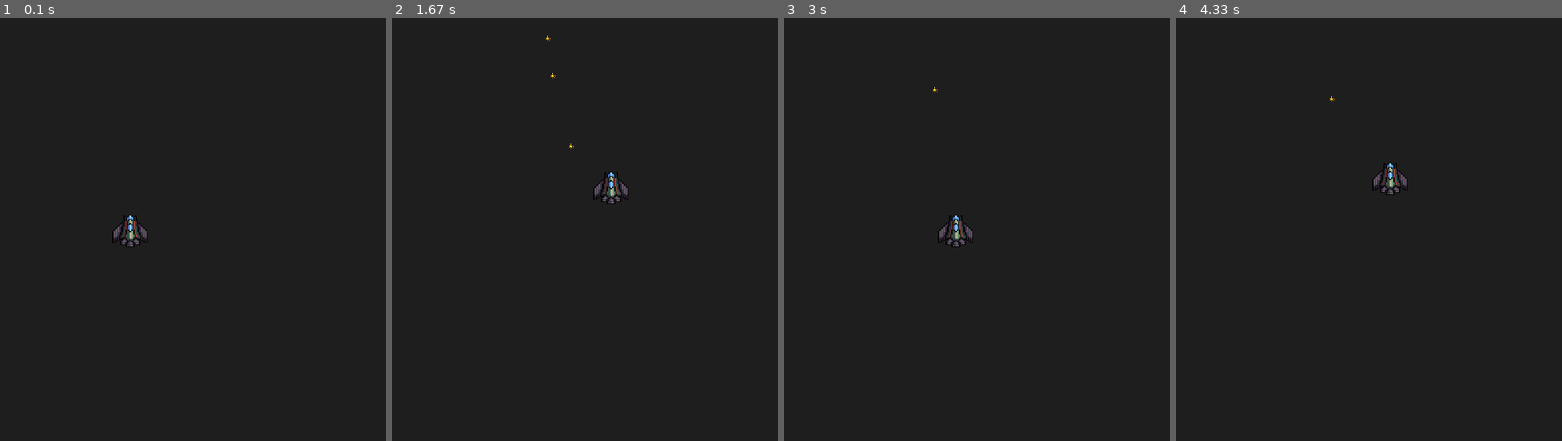
Above: before the commit, frames 1-4 (left to right).
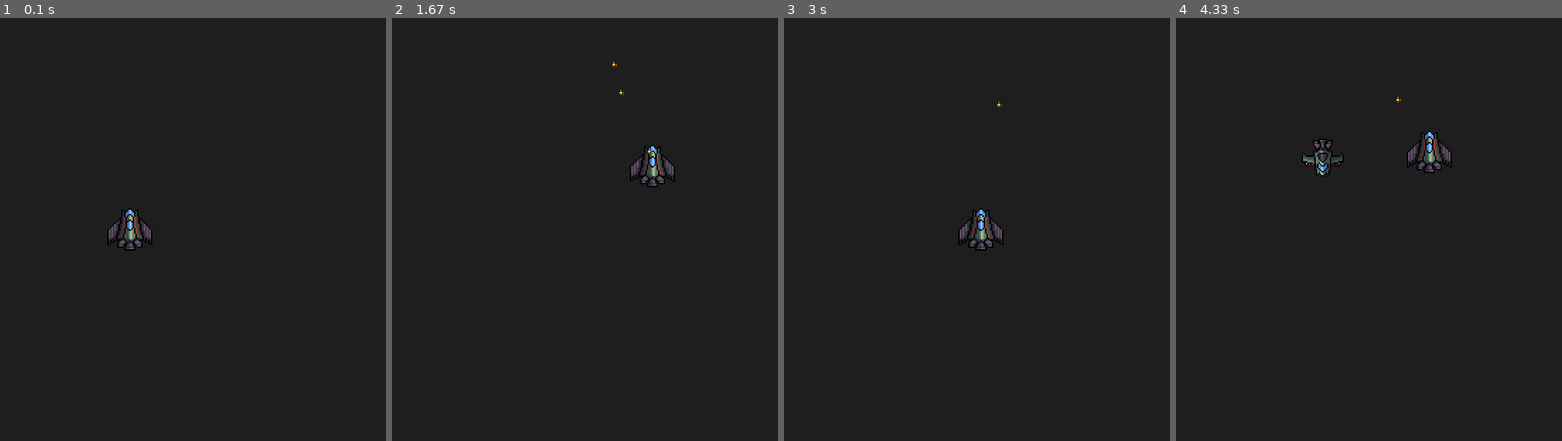
Above: after the commit, the same moments.

Repository: wiktoriamarczyk/SpaceShooter2D-Pygame
Game: pygame game, started from main.py
The game is run twice, just before and just after one commit, with the same random seed, the same clock (stepped at 60 frames per second) and the same inputs.
Inputs:
- Up to frame 1 (0.1 s): no input
- Up to frame 2 (1.67 s): tap Space at 0.33, 0.73, 1.03, 1.23, 1.57 s; hold Right 0.67-1.13 s; hold Up 1.17-1.47 s; hold Right from 1.5 s (still down)
- Up to frame 3 (3 s): tap Space at 1.87, 2.07, 2.37, 2.63, 2.97 s; release Right at 1.97 s; hold Left 2-2.53 s; hold Down 2.57-2.87 s; hold Left from 2.9 s (still down)
- Up to frame 4 (4.33 s): tap Space at 3.27, 3.4, 3.8, 4.1 s; release Left at 3.3 s; hold Up 3.33-3.7 s; hold Right from 3.73 s (still down)

The runs differ from the first frame. In frame 1, 0.6% of the frame differs, in the area x 27-40%, y 45-55%; in frame 2, 1.1%; in frame 3, 1.0%; in frame 4, 1.6%, in the area x 32-72%, y 18-42%.

Commit message:
Add 2 types of enemies

Diff:
--- /dev/null
+++ b/BasicEnemy.py
@@ -0,0 +1,27 @@
+from Enemy import *
+
+class BasicEnemy (Enemy):
+    def __init__(self, position):
+        super().__init__(position)
+        image_path = DATA_PATH + 'sprites/bullet-ship.png'
+        self.image = pg.image.load(image_path) if image_path else None
+        self.size = pg.Vector2(SHIP_SIZE, SHIP_SIZE)
+        self.position = position
+        self.speed = 200
+
+        # rotate the image
+        self.image = pg.transform.scale(self.image, self.size)
+        self.image = pg.transform.rotate(self.image, 180)
+
+        self.initialize()
+
+
+    def update(self, delta_time):
+        super().update(delta_time)
+
+        # move down
+        self.position.y += self.speed * delta_time
+
+
+    def render(self, screen):
+        super().render(screen)
--- /dev/null
+++ b/BombEnemy.py
@@ -0,0 +1,32 @@
+import math
+from Enemy import *
+
+class BombEnemy (Enemy):
+    def __init__(self, position):
+        super().__init__(position)
+
+        image_path = DATA_PATH + 'sprites/bomb-ship.png'
+        self.image = pg.image.load(image_path) if image_path else None
+        self.size = pg.Vector2(SHIP_SIZE, SHIP_SIZE)
+        self.position = position
+        self.speed = 200
+        self.timer = 0
+
+        # rotate the image
+        self.image = pg.transform.scale(self.image, self.size)
+        self.image = pg.transform.rotate(self.image, 180)
+
+        self.initialize()
+
+
+    def update(self, delta_time):
+        super().update(delta_time)
+        self.timer += delta_time
+
+        # move sin wave
+        self.position.y += self.speed * delta_time
+        self.position.x += math.sin(self.timer * 5) * 200 * delta_time
+
+
+    def render(self, screen):
+        super().render(screen)
--- a/Bullet.py
+++ b/Bullet.py
@@ -8,8 +8,9 @@
         self.size = pg.Vector2(10, 10)
         self.position.x = position_x - self.size.x / 2
         self.position.y = position_y - self.size.y / 2
-        self.image = pg.transform.scale(self.image, self.size)
         self.speed = 400
+
+        self.initialize()
 
 
     def update(self, delta_time):
@@ -18,7 +19,8 @@
         direction = pg.Vector2(1, -1)
         self.position.y += direction.y * self.speed * delta_time
 
-        if (self.position.y > SCREEN_HEIGHT or self.position.x < 0 or self.position.x > SCREEN_WIDTH):
+        if (self.position.y > SCREEN_HEIGHT or self.position.y < 0
+            or self.position.x < 0 or self.position.x > SCREEN_WIDTH):
             self.alive = False
 
 
--- a/Common.py
+++ b/Common.py
@@ -1,7 +1,18 @@
 import pygame as pg
 import sys
+from enum import Enum
 
 DATA_PATH = 'data/'
 SCREEN_WIDTH = 800
 SCREEN_HEIGHT = 600
 BACKGROUND_COLOR = (30, 30, 30)
+SHIP_SIZE = 64
+
+class EnemyTypes(Enum) :
+    BASIC = 1
+    SINUSOIDAL = 2
+    DIAGONAL = 3
+    ZIGZAG = 4
+
+def are_floats_equal(a: float, b: float, tolerance: float = 1e-3) -> bool:
+    return abs(a - b) <= tolerance
--- /dev/null
+++ b/Enemy.py
@@ -0,0 +1,18 @@
+from GameObject import *
+from Common import *
+
+class Enemy (GameObject):
+    def __init__(self, position):
+        super().__init__()
+
+
+    def update(self, delta_time):
+        super().update(delta_time)
+
+        # check if the enemy is out of bounds
+        if (self.position.y > SCREEN_HEIGHT or self.position.x < 0 or self.position.x > SCREEN_WIDTH):
+            self.alive = False
+
+
+    def render(self, screen):
+        super().render(screen)
--- a/Engine.py
+++ b/Engine.py
@@ -1,15 +1,24 @@
+import random
+import time
 from Common import *
 from Ship import *
 from Bullet import *
+from BasicEnemy import *
+from BombEnemy import *
 
 class Engine:
     def __init__(self):
         self.screen = pg.display.set_mode((SCREEN_WIDTH, SCREEN_HEIGHT))
         self.clock = pg.time.Clock()
-        self.frame_per_sec  = 60.0
+        self.frame_per_sec = 60.0
 
         self.game_objects = []
         self.ship = None
+        self.enemy_type = BasicEnemy
+
+        self.last_enemy_spawn_time = time.time()
+        self.new_wave_spawn_time = 10
+        self.last_wave_time = time.time()
 
         self.initialize_game_objects()
 
@@ -42,20 +51,39 @@
 
 
     def update(self, delta_time):
-        for game_object in self.game_objects:
-            game_object.update(delta_time)
-
-        # update only alive objects
+        # remove dead game objects
         for go in self.game_objects:
             if go.alive == False:
                 self.game_objects.remove(go)
                 go.__del__()
 
+        current_time = time.time()
+
+        # check if it is time to spawn new wave of enemies
+        if current_time - self.last_wave_time >= self.new_wave_spawn_time:
+            print('New wave')
+            self.last_wave_time = current_time
+            self.enemy_type = BombEnemy
+
+        # check if it is time to spawn a new enemy
+        if current_time - self.last_enemy_spawn_time >= 3:
+            self.spawn_enemy()
+            self.last_enemy_spawn_time = current_time
+
+        for game_object in self.game_objects:
+            game_object.update(delta_time)
+
 
     def fire_bullet(self):
         bullet_pos = self.ship.position
-        bullet = Bullet(bullet_pos.x, bullet_pos.y + 5)
+        bullet = Bullet(bullet_pos.x + 5, bullet_pos.y - 10)
         self.game_objects.append(bullet)
+
+
+    def spawn_enemy(self):
+        x_position = random.randint(2*SHIP_SIZE, SCREEN_WIDTH - 2*SHIP_SIZE)
+        enemy = self.enemy_type(pg.Vector2(x_position, -SHIP_SIZE))
+        self.game_objects.append(enemy)
 
 
     def initialize_game_objects(self):
--- a/GameObject.py
+++ b/GameObject.py
@@ -2,21 +2,29 @@
 
 class GameObject:
     def __init__(self):
+        self.size = pg.Vector2(0, 0)
         self.position = pg.Vector2(0, 0)
-        self.size = pg.Vector2(0, 0)
+        self.speed = 0
         self.image = None
-        self.speed = 0
         self.alive = True
+        self.rect = None
+
+    def initialize(self):
+        self.image = pg.transform.scale(self.image, self.size)
+        self.rect = self.image.get_rect()
 
     def render(self, screen):
         if self.image:
-            screen.blit(self.image, self.position)
+            screen.blit(self.image, self.rect.topleft)
 
     def update(self, delta_time):
-        pass
+        self.rect.center = self.position
 
     def handle_event(self, event):
         pass
 
     def __del__(self):
-        print("deleting..." + __name__)
+        pass
+
+    def draw_rect(self, screen):
+        pg.draw.rect(screen, (255, 255, 255), self.rect, 1)
--- a/Ship.py
+++ b/Ship.py
@@ -3,16 +3,17 @@
 class Ship (GameObject):
     def __init__(self):
         super().__init__()
-        image_path = DATA_PATH + 'sprites/ship-base.png'
+        image_path = DATA_PATH + 'sprites/ship.png'
         self.image = pg.image.load(image_path) if image_path else None
-        self.size = pg.Vector2(100, 100)
-        # set position to the center of the screen with pivot in the center
-        self.position = pg.Vector2(SCREEN_WIDTH / 2 - self.size.x / 2, SCREEN_HEIGHT / 2 - self.size.y / 2)
-        self.image = pg.transform.scale(self.image, self.size)
-        self.speed = 200
+        self.size = pg.Vector2(SHIP_SIZE, SHIP_SIZE)
+        self.position = pg.Vector2(SCREEN_WIDTH / 2, SCREEN_HEIGHT / 2)
+        self.speed = 300
+
+        self.initialize()
 
 
     def update(self, delta_time):
+        super().update(delta_time)
         self.handle_movement(delta_time)
 
 
@@ -20,13 +21,13 @@
         keys = pg.key.get_pressed()
         direction = pg.Vector2(1, -1)
 
-        if keys[pg.K_UP]:
+        if keys[pg.K_UP] and self.position.y > 0 + SHIP_SIZE / 2:
             self.position.y += direction.y * self.speed * delta_time
-        if keys[pg.K_DOWN]:
+        if keys[pg.K_DOWN] and self.position.y < SCREEN_HEIGHT - SHIP_SIZE / 2:
             self.position.y -= direction.y * self.speed * delta_time
-        if keys[pg.K_LEFT]:
+        if keys[pg.K_LEFT] and self.position.x > 0 + SHIP_SIZE / 2:
             self.position.x -= direction.x * self.speed * delta_time
-        if keys[pg.K_RIGHT]:
+        if keys[pg.K_RIGHT] and self.position.x < SCREEN_WIDTH - SHIP_SIZE / 2:
             self.position.x += direction.x * self.speed * delta_time
 
 
Binary file added: data/sprites/bomb-ship.png
Binary file added: data/sprites/bullet-ship-weapon.png
Binary file added: data/sprites/bullet-ship.png
Binary file added: data/sprites/light-ship.png
Binary file removed: data/sprites/ship-base.png
Binary file added: data/sprites/ship.png
Binary file added: data/sprites/speed-ship.png
